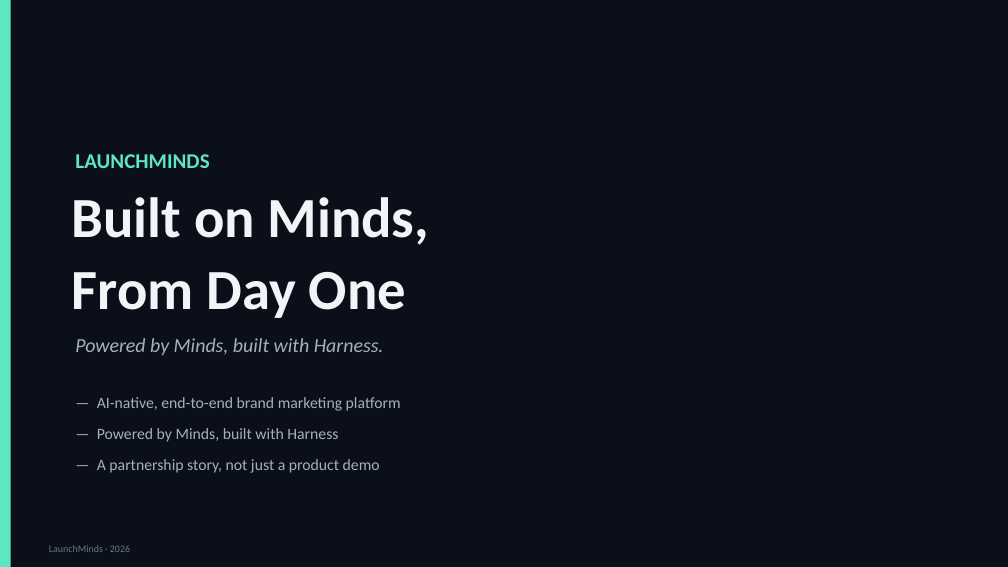
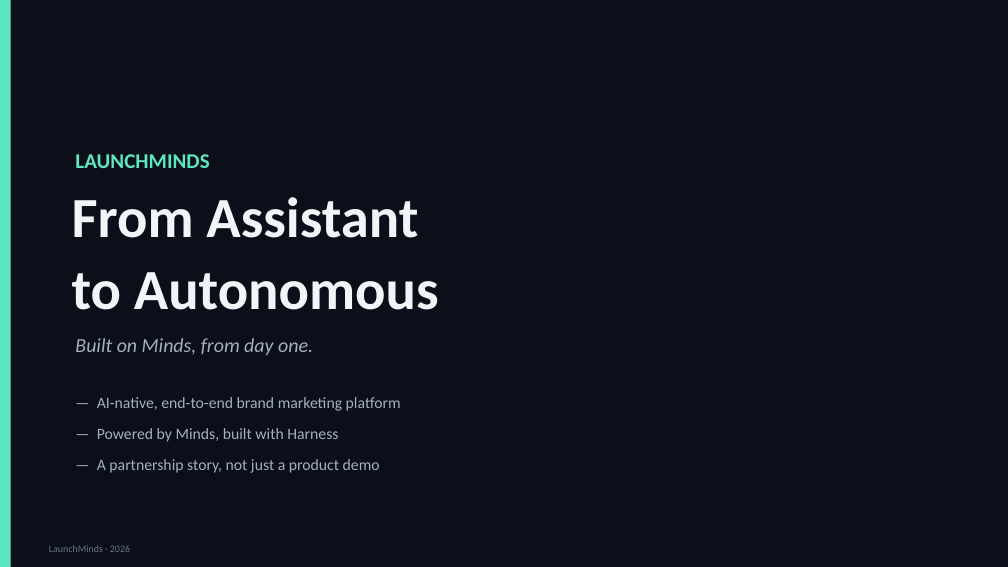
Before and after one commit to dingjoys/focus-mind, a slide deck: slide 1 of presentations/launchminds-agent-evolution-2026-08/launchminds-deck.pptx. Drawn at 1008x567 pixels with LibreOffice and Linux fonts; fonts in the diff are those of the drawing. Boxes give left, top, right and bottom in pixels: in the first picture for what was removed or moved away, otherwise in the second. Text is boxed around its words. In the diff, an @@ line names an element or a change of style, - is before the commit and + after.

```diff
--- a/presentations/launchminds-agent-evolution-2026-08/launchminds-deck.pptx
+++ b/presentations/launchminds-agent-evolution-2026-08/launchminds-deck.pptx
@@ text at <box>72,197,439,310</box>: text changed @@
-Built on Minds,
-From Day One
+From Assistant
+to Autonomous
@@ text at <box>75,338,313,355</box>: text changed @@
-Powered by Minds, built with Harness.
+Built on Minds, from day one.
```
Also in this commit, not shown: 2 other files.
